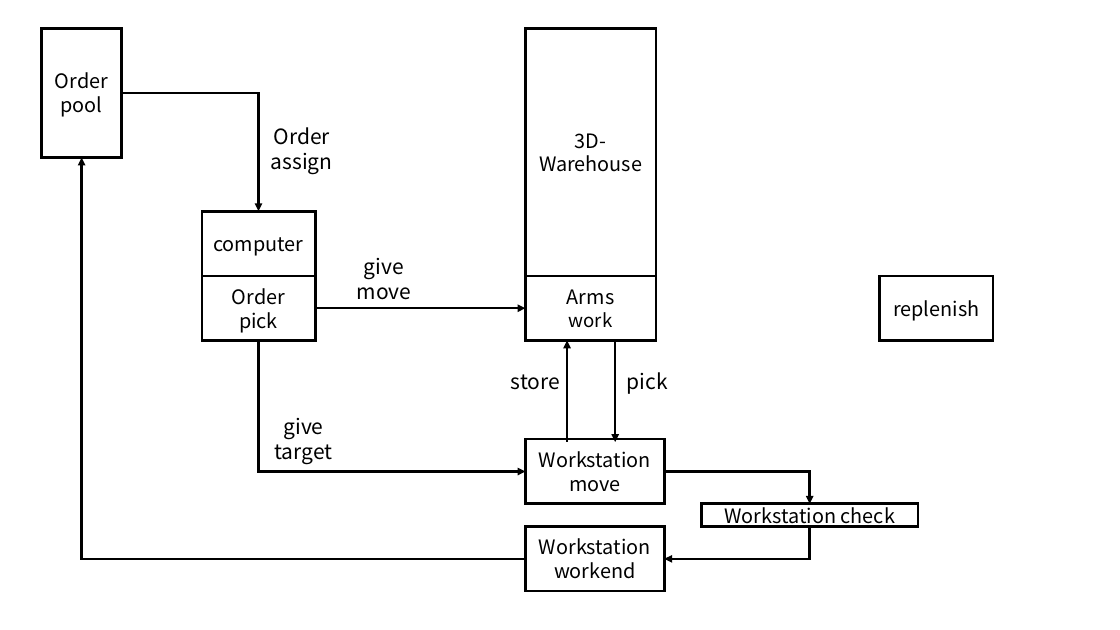
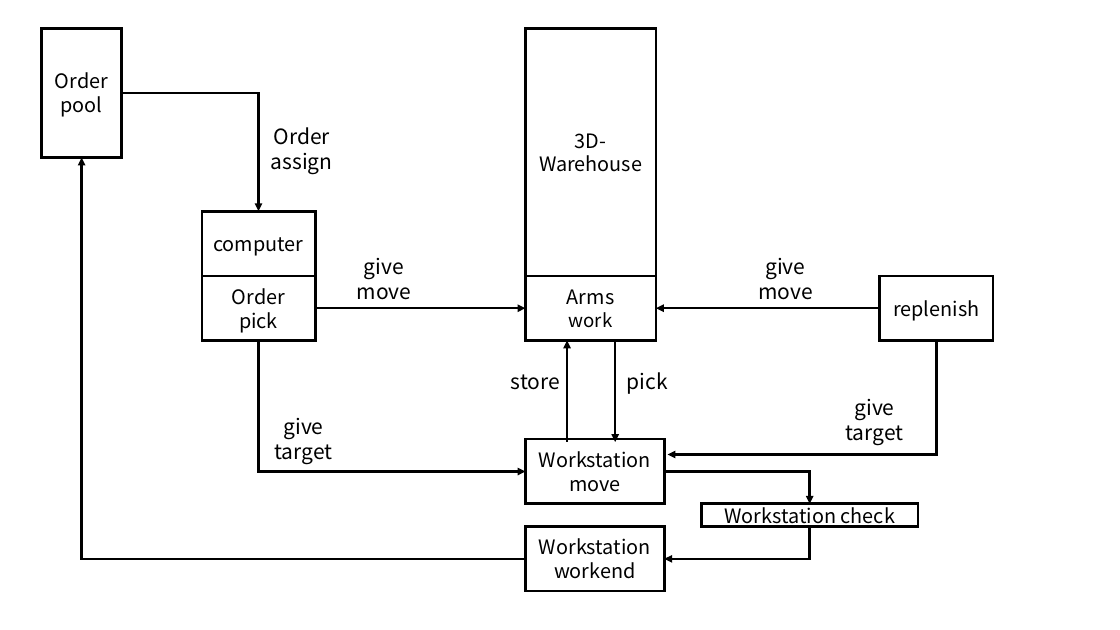
Before and after one commit to ethan1226/asrs_ofai, a slide deck: slide 3 of flowchart.pptx (slide 1 before the commit). Drawn at 1120x630 pixels with LibreOffice and Linux fonts; fonts in the diff are those of the drawing. Boxes give left, top, right and bottom in pixels: in the first picture for what was removed or moved away, otherwise in the second. Text is boxed around its words. In the diff, an @@ line names an element or a change of style, - is before the commit and + after.

```diff
--- a/flowchart.pptx
+++ b/flowchart.pptx
@@ group added at [656, 258, 937, 455]: 2 elbow arrows, 2 texts @@
+give
+move
+give
+target
```
Also in this commit, not shown: 10 other slides changed, 16 slides added, 4 slides removed.
